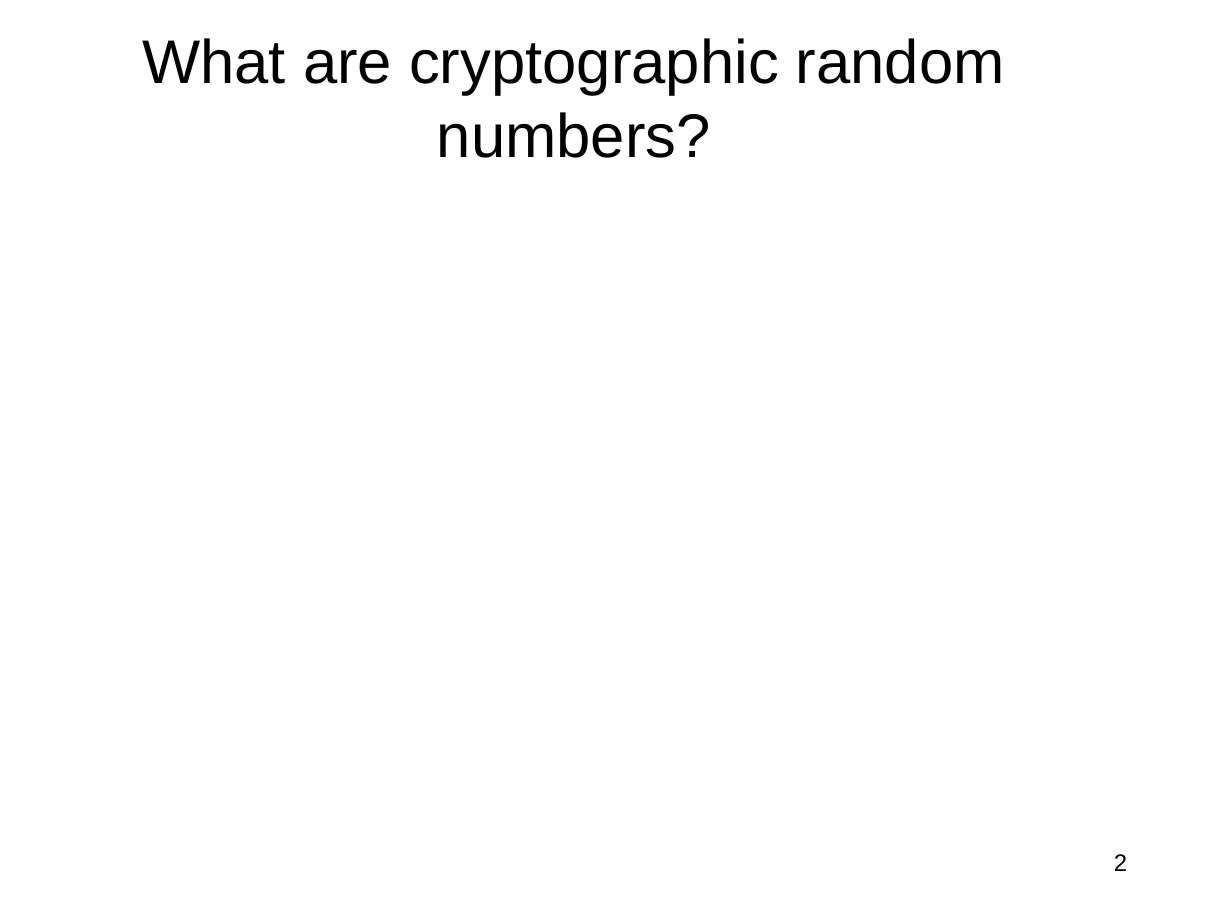
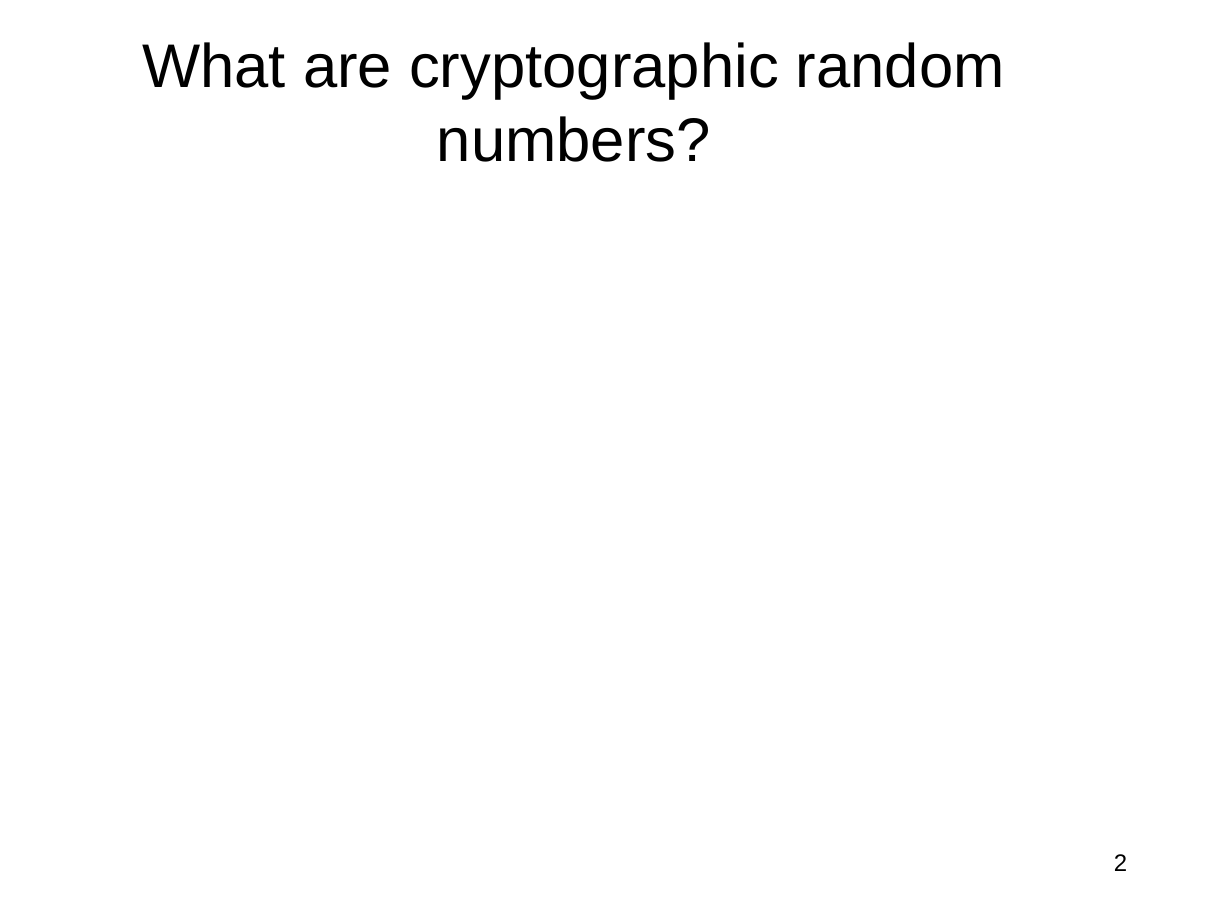
Before and after one commit to jlmucb/class_notes, a slide deck: slide 2 of BerkeleyClass/CS290Spring2013/Lectures/entropy_talk.pptx. Drawn at 1232x924 pixels with LibreOffice and Linux fonts; fonts in the diff are those of the drawing; grey boxes stand for pictures. Boxes give left, top, right and bottom in pixels: in the first picture for what was removed or moved away, otherwise in the second. Text is boxed around its words. In the diff, an @@ line names an element or a change of style, - is before the commit and + after.

```diff
--- a/BerkeleyClass/CS290Spring2013/Lectures/entropy_talk.pptx
+++ b/BerkeleyClass/CS290Spring2013/Lectures/entropy_talk.pptx
@@ title "What are cryptographic random numbers?": place and size @@
-title "What are cryptographic random numbers?" at bbox=[142, 38, 1005, 158]
+title "What are cryptographic random numbers?" at bbox=[142, 42, 1005, 162]
```
Also in this commit, not shown: 1 other slide changed, 3 slides added, 1 other file.
